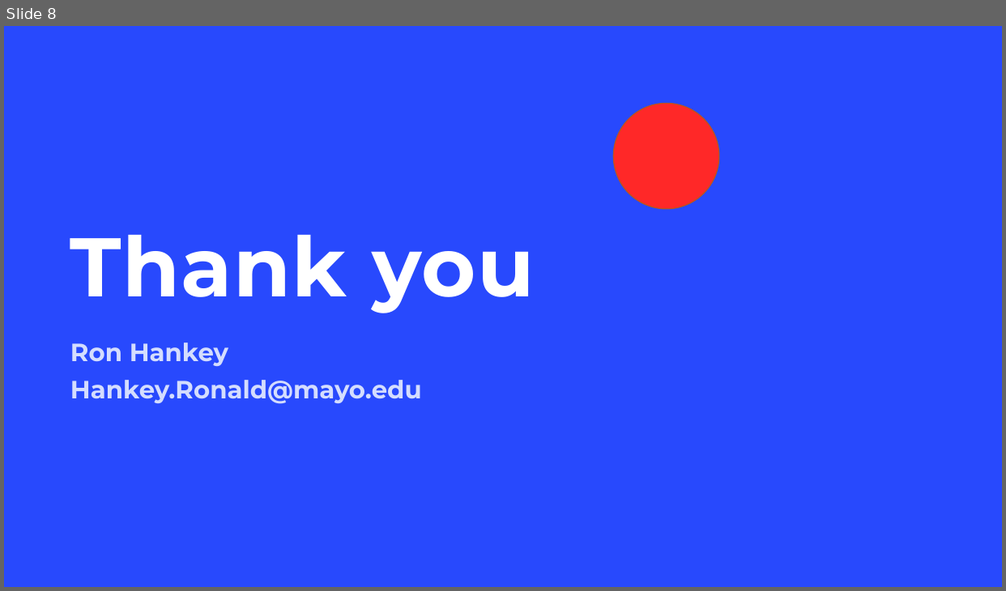
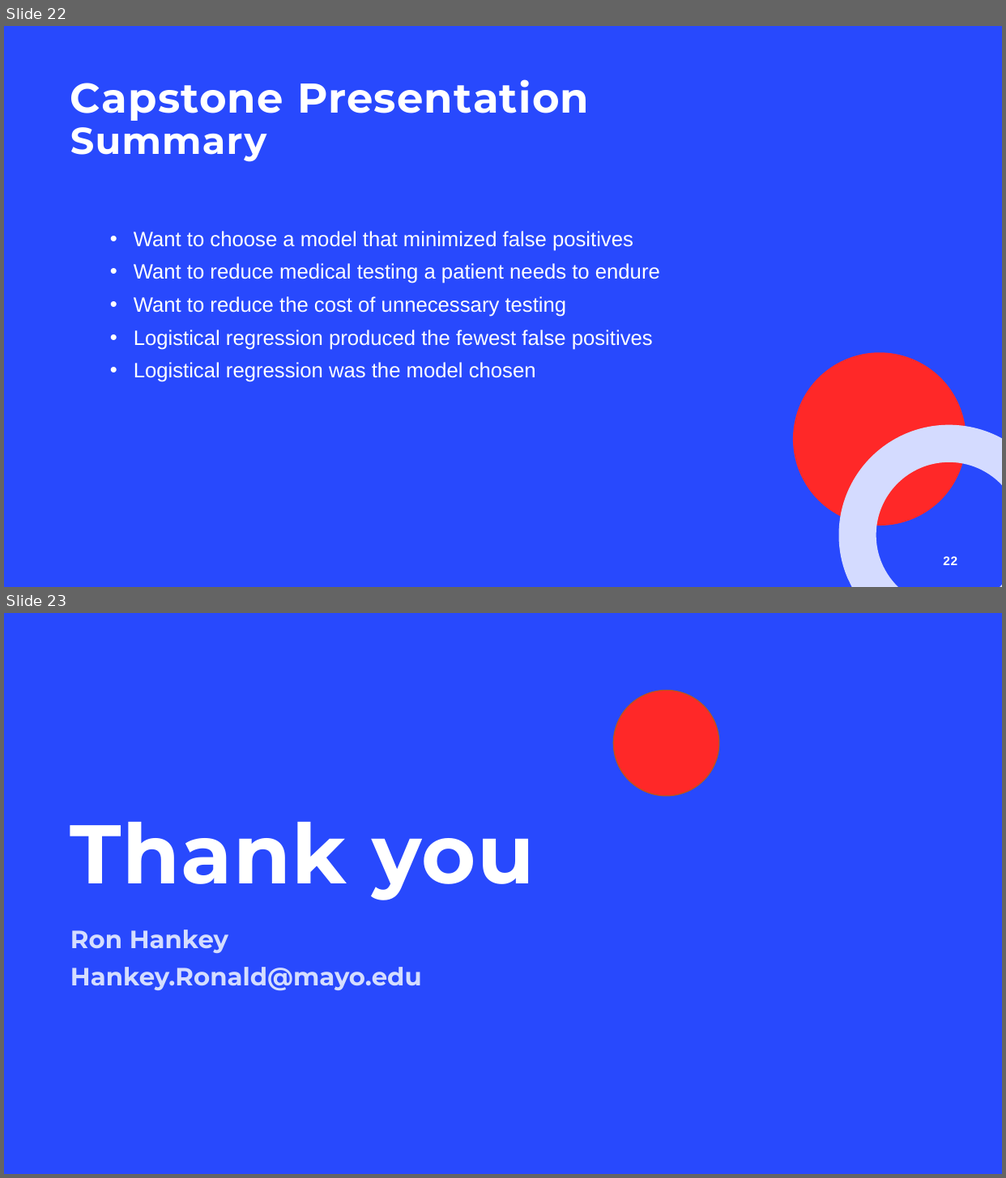
Before and after one commit to lykkelig/Capstone-Two, a slide deck: Capstone_Presentation.pptx. Shown one above the other, each under a label of ours: slide 8 before the commit, slides 22 and 23 after it. The pictures are 1006x591 and 1006x1178 pixels, drawn with LibreOffice and Linux fonts; fonts in the diff are those of the drawing; background and template pictures are left out. Boxes give left, top, right and bottom in pixels: in the first picture for what was removed or moved away, otherwise in the second. Text is boxed around its words. In the diff, an @@ line names an element or a change of style, - is before the commit and + after.

Commit message:
Update Capstone_Presentation.pptx
Updated presentation

```diff
--- a/Capstone_Presentation.pptx
+++ b/Capstone_Presentation.pptx
@@ slide 22 added at <box>4,26,1002,587</box>, background #2849FD @@
@@ title added at <box>70,79,589,162</box>, 40 pt, text #FFFFFF, bold @@
+Capstone Presentation
+Summary
@@ text added at <box>134,231,660,382</box>, 20 pt, text #FFFFFF @@
+• Want to choose a model that minimized false positives
+• Want to reduce medical testing a patient needs to endure
+• Want to reduce the cost of unnecessary testing
+• Logistical regression produced the fewest false positives
+• Logistical regression was the model chosen
@@ ellipse added at <box>793,353,966,526</box>, fill #FF2828 @@
@@ freeform shape added at <box>839,425,1002,587</box>, fill #D4DBFF @@
@@ page number added at <box>943,557,957,565</box>, 12 pt, text #FFFFFF, bold @@
+22
@@ what was slide 8 is now slide 23 @@
```
Also in this commit, not shown: 15 other slides added, 1 slide removed.
